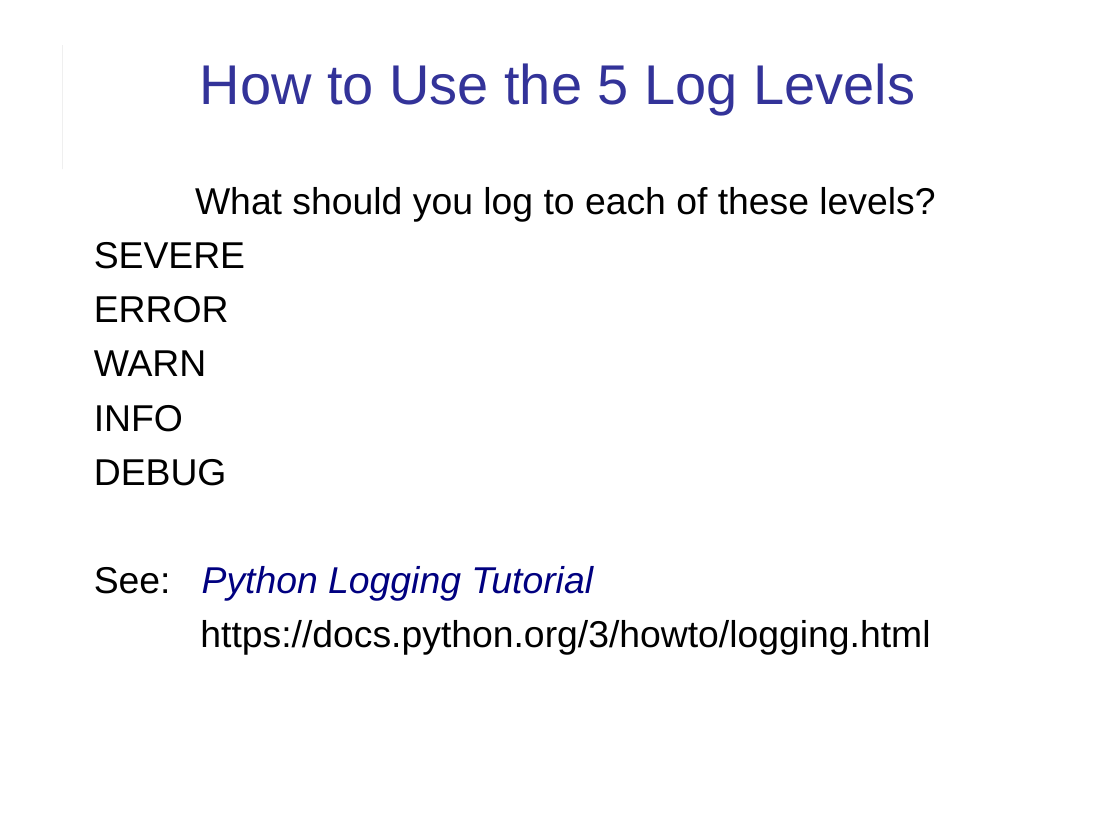
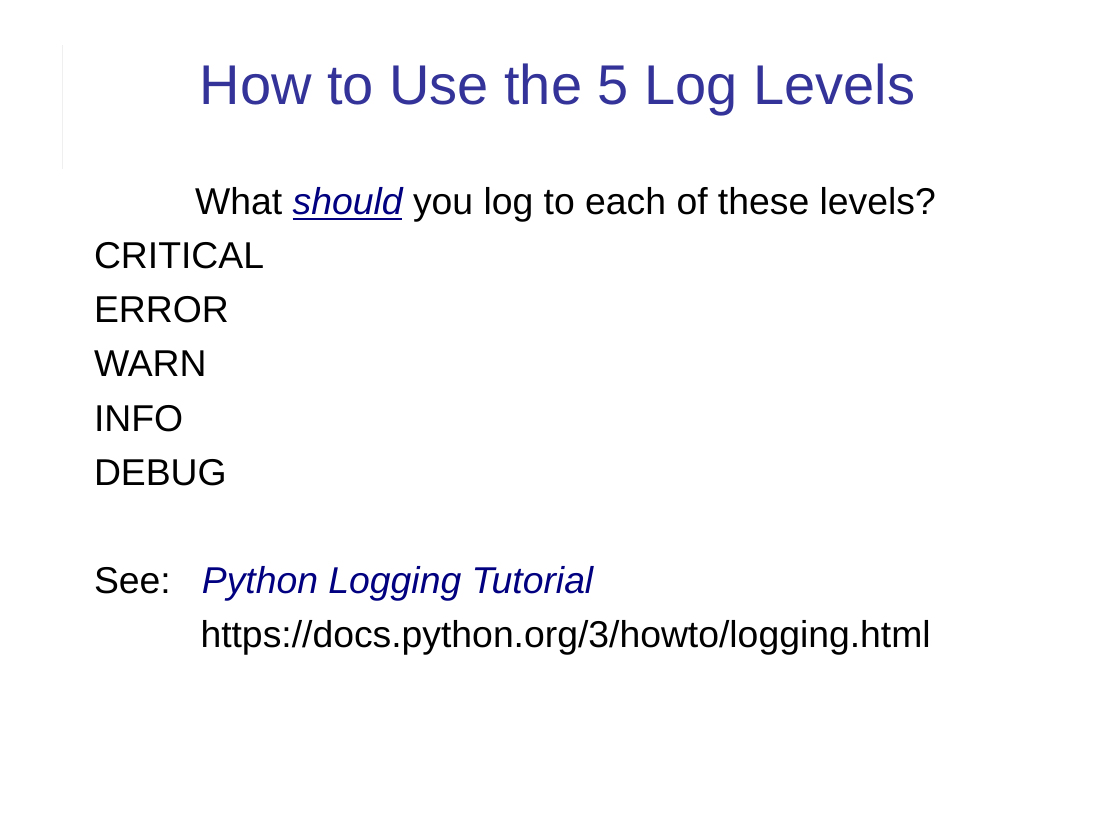
Before and after one commit to cpske/ISP, a slide deck: slide 15 of logging/Logging.ppt (slide 13 before the commit). Drawn at 1120x840 pixels with LibreOffice and Linux fonts; fonts in the diff are those of the drawing. Boxes give left, top, right and bottom in pixels: in the first picture for what was removed or moved away, otherwise in the second. Text is boxed around its words. In the diff, an @@ line names an element or a change of style, - is before the commit and + after.

```diff
--- a/logging/Logging.ppt
+++ b/logging/Logging.ppt
@@ text at <box>195,187,936,222</box>: text colour #000000 to #000080, italic on, underline on in "should" @@
@@ text at <box>94,242,264,269</box>: text changed @@
-SEVERE
+CRITICAL
```
Also in this commit, not shown: 7 other slides changed, 9 slides added, 2 other files.
